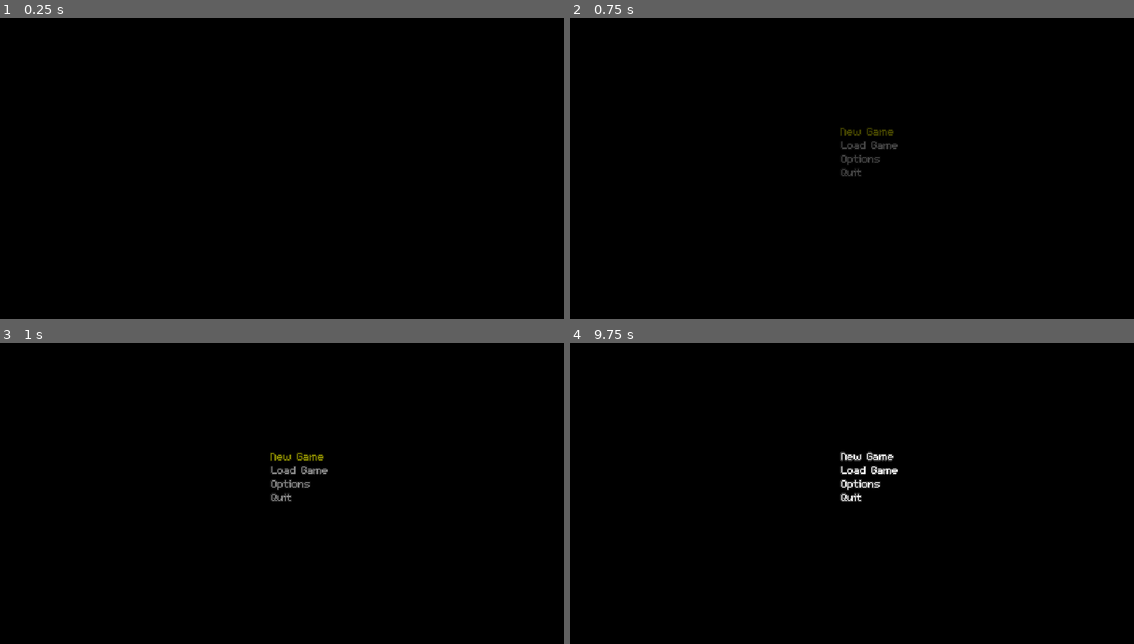
Above: before the commit, frames 1-4 (two rows, left to right).
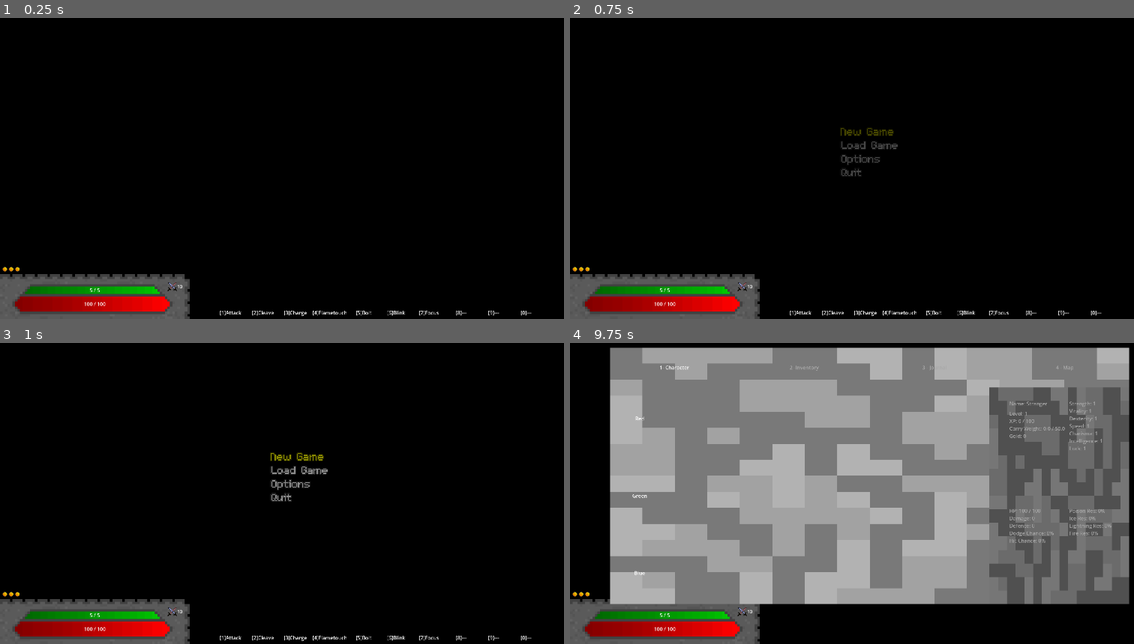
Above: after the commit, the same moments.

Repository: E-Rodowicz/Project-Fantasy
Game: Godot game, scene res://scenes/levels/splash_screen.tscn
The game is run twice, just before and just after one commit, with the same random seed, the same clock (stepped at 60 frames per second) and the same inputs. This scene is started directly instead of the project's main scene.
Inputs:
- Up to frame 1 (0.25 s): no input
- Up to frame 2 (0.75 s): tap Enter at 0.5 s; hold Right (ui_right) from 0.53 s (still down); tap 0 (ability_0) at 0.6 s
- Up to frame 3 (1 s): keep holding Right (ui_right)
- Up to frame 4 (9.75 s): release Right (ui_right) at 1.28 s; hold Down (ui_down) 1.28-2.03 s; tap 1 (ability_1) at 1.35 s; tap Space (precise_move) at 2, 3.5, 5 s; hold Right (ui_right) 2.03-2.78 s; tap 2 (ability_2) at 2.1 s; tap Enter at 2.75, 4.25 s; hold Up (ui_up) 2.78-3.53 s; tap 3 (ability_3) at 2.85 s; hold Left (ui_left) 3.53-5.03 s; tap 4 (ability_4) at 3.6 s; tap 5 (ability_5) at 4.35 s; hold Down (ui_down) 5.03-5.78 s; tap 6 (ability_6) at 5.1 s; hold Right (ui_right) 5.78-6.53 s; tap 7 (ability_7) at 5.85 s; hold Up (ui_up) 6.53-7.28 s; tap 8 (ability_8) at 6.6 s; hold Right (ui_right) 7.28-8.03 s; tap 9 (ability_9) at 7.35 s; hold Down (ui_down) 8.03-8.78 s; tap G (end_turn) at 8.1 s; hold Left (ui_left) 8.78-9.53 s; tap E (interact) at 8.85 s; hold Up (ui_up) from 9.53 s (still down); hold C (open_character) from 9.53 s (still down)

The runs differ from the first frame. In frame 1, 5.2% of the frame differs, in the area x 0-95%, y 82-100%; in frame 2, 5.2%; in frame 3, 5.2%; in frame 4, 83%, in the area x 0-100%, y 1-100%.

Commit message:
Created + added art assets
Also made hud always visible for testing.

Diff:
--- a/scenes/gui/hotbar_display.gd
+++ b/scenes/gui/hotbar_display.gd
@@ -5,7 +5,7 @@
 var slot_labels: Array = []
 # Text on each slot.
 var key_names: Array = ["1", "2", "3", "4", "5", "6", "7", "8", "9", "0"]
-var hud_enabled: bool = false
+var hud_enabled: bool = true
 
 func _ready() -> void:
 	process_mode = Node.PROCESS_MODE_ALWAYS
--- a/scenes/gui/player_hud.gd
+++ b/scenes/gui/player_hud.gd
@@ -26,7 +26,6 @@
 
 func _ready() -> void:
 	process_mode = Node.PROCESS_MODE_ALWAYS
-	hide()
 	var frame_width: float = mp_flash_sheet.get_width() / MP_FLASH_FRAME_COUNT
 	var frame_height: float = mp_flash_sheet.get_height()
 	for i in range(MP_FLASH_FRAME_COUNT):
--- a/scenes/levels/intro_cutscene.gd
+++ b/scenes/levels/intro_cutscene.gd
@@ -3,7 +3,7 @@
 @onready var cutscene_image: TextureRect = $CutsceneImage
 
 func _ready() -> void:
-	GameMenuManager.menus_enabled = false
+	# GameMenuManager.menus_enabled = false
 	cutscene_image.modulate.a = 0.0
 
 	var tween: Tween = create_tween()
--- a/scenes/levels/main_menu.gd
+++ b/scenes/levels/main_menu.gd
@@ -3,7 +3,7 @@
 @onready var choice_list: ChoiceList = $ChoiceList
 
 func _ready() -> void:
-	GameMenuManager.menus_enabled = false
+	# GameMenuManager.menus_enabled = false
 	modulate.a = 0.0
 	var fade_tween: Tween = create_tween()
 	fade_tween.tween_property(self, "modulate:a", 1.0, 1.0)
--- a/scenes/levels/splash_screen.gd
+++ b/scenes/levels/splash_screen.gd
@@ -6,7 +6,7 @@
 var skipped: bool = false
 
 func _ready() -> void:
-	GameMenuManager.menus_enabled = false
+	# GameMenuManager.menus_enabled = false
 	# Label fully visible.
 	label.modulate.a = 0.0
 
--- a/scripts/combat/combatant_turn.gd
+++ b/scripts/combat/combatant_turn.gd
@@ -1487,7 +1487,7 @@
 			var target: Node = _combatant_on_tile(tiles[i], true)
 			if target == null:
 				hit_labels[i].visible = false
-			continue
+				continue
 			var hit_chance: float = _hit_chance_against(target)
 			hit_labels[i].text = str(roundi(hit_chance * 100)) + "%"
 			hit_labels[i].position = world_layer.map_to_local(tiles[i]) + Vector2(6, -10)
Binary file changed: assets/sprites/grey_stone_floor.png
Binary file added: assets/sprites/gui/ability_borders.png
Not shown, added: assets/sprites/gui/ability_borders.png.import
Binary file added: assets/sprites/gui/ability_hotbar.png
Not shown, added: assets/sprites/gui/ability_hotbar.png.import
Binary file added: assets/sprites/gui/ability_neutral_attack.png
Not shown, added: assets/sprites/gui/ability_neutral_attack.png.import
Binary file added: assets/sprites/gui/ability_red_cleave.png
Not shown, added: assets/sprites/gui/ability_red_cleave.png.import
Binary file changed: assets/sprites/wall_test.png
